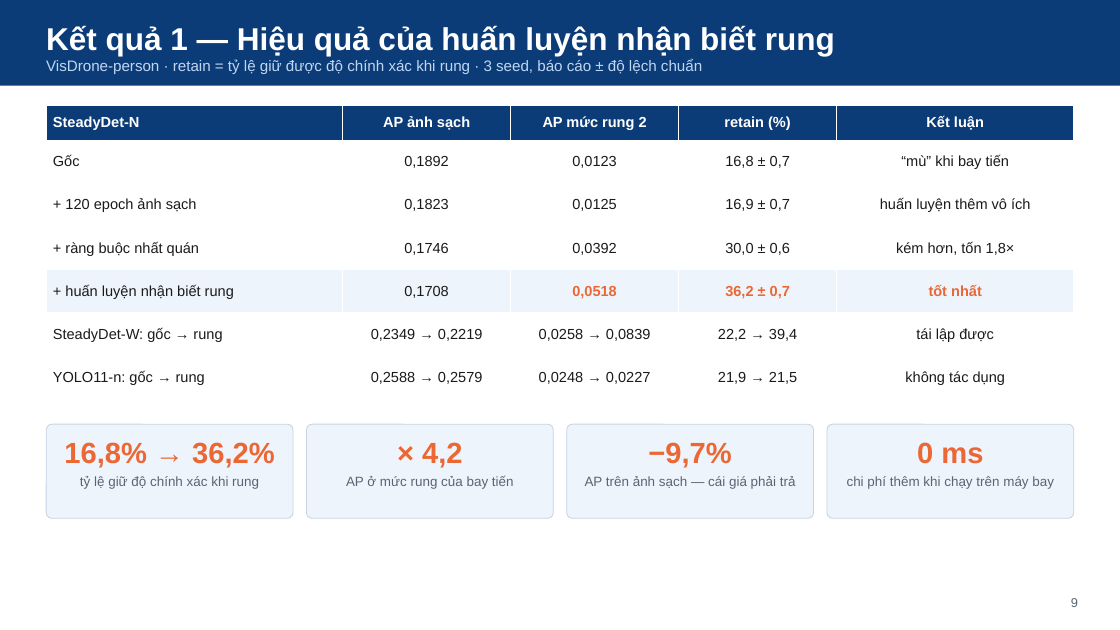
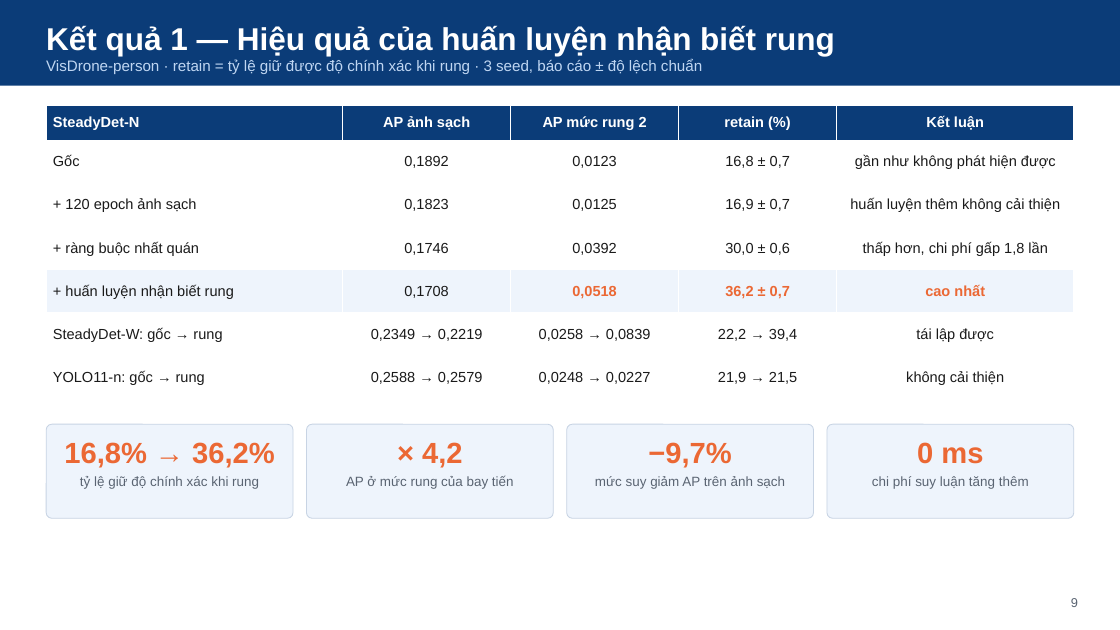
Before and after one commit to NhanHuynh2006/Drone_Following, a slide deck: slide 9 of nckh_SV2026-474/slides/SteadyDet-N_nghiem_thu_nhe.pptx. Drawn at 1120x630 pixels with LibreOffice and Linux fonts; fonts in the diff are those of the drawing. Boxes give left, top, right and bottom in pixels: in the first picture for what was removed or moved away, otherwise in the second. Text is boxed around its words. In the diff, an @@ line names an element or a change of style, - is before the commit and + after.

```diff
--- a/nckh_SV2026-474/slides/SteadyDet-N_nghiem_thu_nhe.pptx
+++ b/nckh_SV2026-474/slides/SteadyDet-N_nghiem_thu_nhe.pptx
@@ table at (46,105,1074,399) @@
-row 2, column 5: “mù” khi bay tiến
+row 2, column 5: gần như không phát hiện được
-row 3, column 5: huấn luyện thêm vô ích
+row 3, column 5: huấn luyện thêm không cải thiện
-row 4, column 5: kém hơn, tốn 1,8×
+row 4, column 5: thấp hơn, chi phí gấp 1,8 lần
-row 5, column 5: tốt nhất
+row 5, column 5: cao nhất
-row 7, column 5: không tác dụng
+row 7, column 5: không cải thiện
@@ text at (595,476,785,489): text changed @@
-AP trên ảnh sạch — cái giá phải trả
+mức suy giảm AP trên ảnh sạch
@@ text at (872,476,1029,489): text changed @@
-chi phí thêm khi chạy trên máy bay
+chi phí suy luận tăng thêm
```
Also in this commit, not shown: 3 other slides changed, 10 other files.
